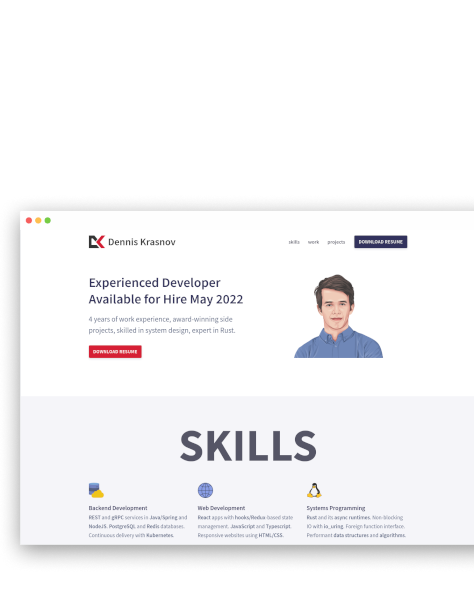
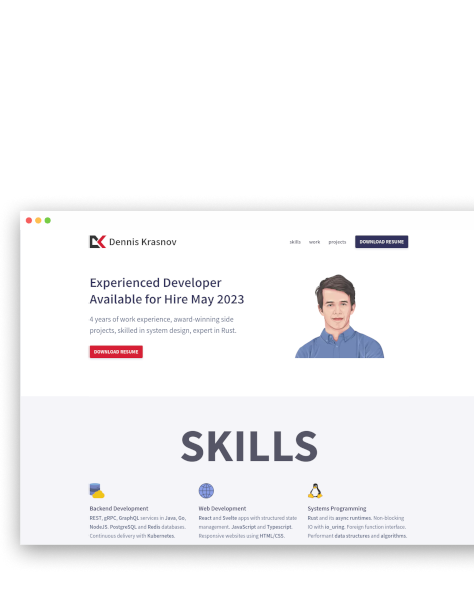
Two versions of the same layered image (474x600). Layer-by-layer changes:
added layer "2023" above "2022" over left=89, top=235, right=409, bottom=539
